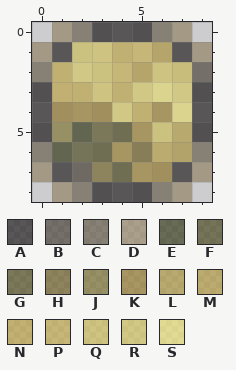
File history of a pixel-art sprite, data/core/images/misc/dot.png. The first picture shows the starting point.
The file is 9x9 pixels. Colours within 5 levels of each other are drawn and written as one.
Palette (. is transparent): A #08060498  B #38312398  C #574c3798  D #90805b98  E #23280298  F #3a370698  G #433d0998  H #62510f98  J #72661d98  K #8d701898  L #aa902e98  M #b1942e98  N #bb9c3398  P #c1a73c98  Q #d1bd4b98  R #d6c45298  S #eee36a98
Pixels before, first column x 0:
0 .DCAAACD.
1 DARQPPMAD
2 CPRRPMQQB
3 ANPQPRSRA
4 AKKKRPKSA
5 AJEGFKRLA
6 CEFFKHMLC
7 DABHFKKAD
8 .DCAAACD.
The same view after the edit:
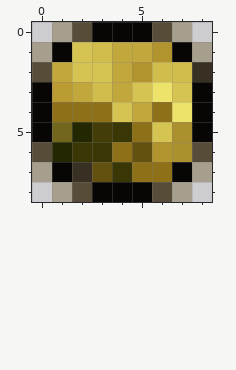
The exact change:
colour A: #08060498 -> #080604
colour B: #38312398 -> #383123
colour C: #574c3798 -> #574c37
colour D: #90805b98 -> #90805b80
colour E: #23280298 -> #232802
colour F: #3a370698 -> #3a3706
colour G: #433d0998 -> #433d09
colour H: #62510f98 -> #62510f
colour J: #72661d98 -> #72661d
colour K: #8d701898 -> #8d7018
colour L: #aa902e98 -> #aa902e
colour M: #b1942e98 -> #b1942e
colour N: #bb9c3398 -> #bb9c33
colour P: #c1a73c98 -> #c1a73c
colour Q: #d1bd4b98 -> #d1bd4b
colour R: #d6c45298 -> #d6c452
colour S: #eee36a98 -> #eee36a
